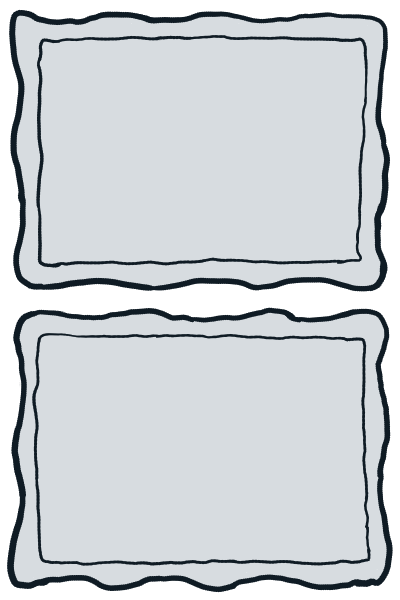
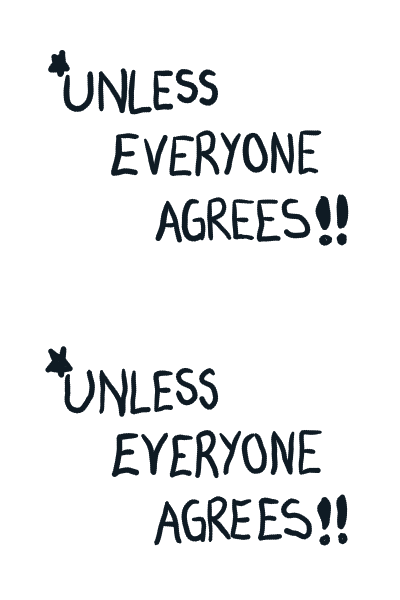
Comparing the layer stacks of the two (400, 600) images. Changes:
added layer "Unless" (1st of 2) above "Unless" over 7, 320, 384, 576
added layer "Unless" (2nd of 2) above "Trust" over 9, 9, 384, 256
renamed "Paint Layer 2" to "frame", hid it over 7, 256, 393, 593
renamed "Paint Layer 1" to "frame", hid it, painted on it over 7, 9, 393, 593
hid "Paint Layer 3" over 7, 9, 393, 593